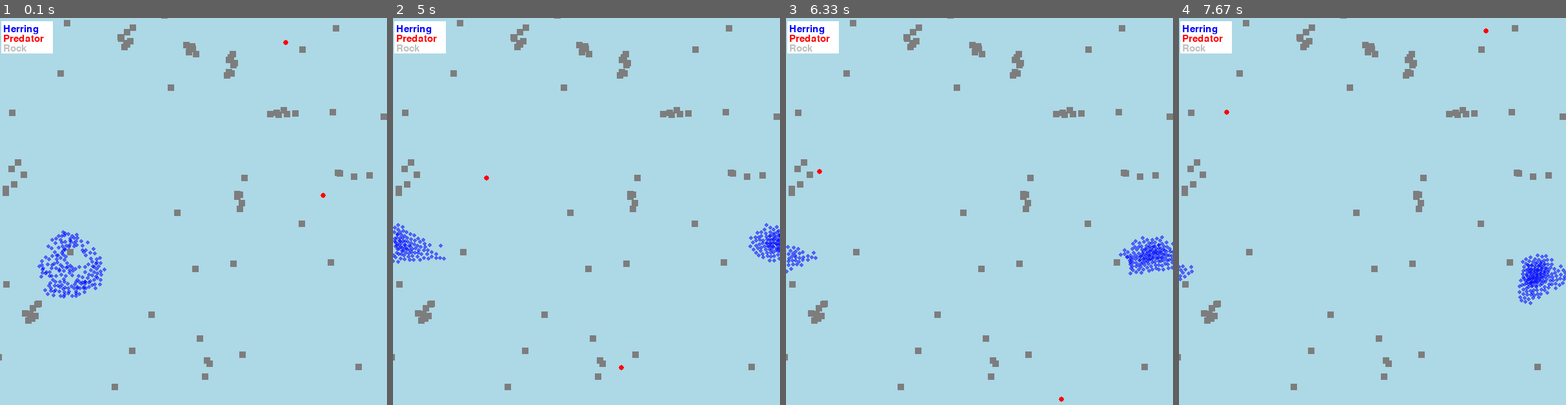
Above: before the commit, frames 1-4 (left to right).
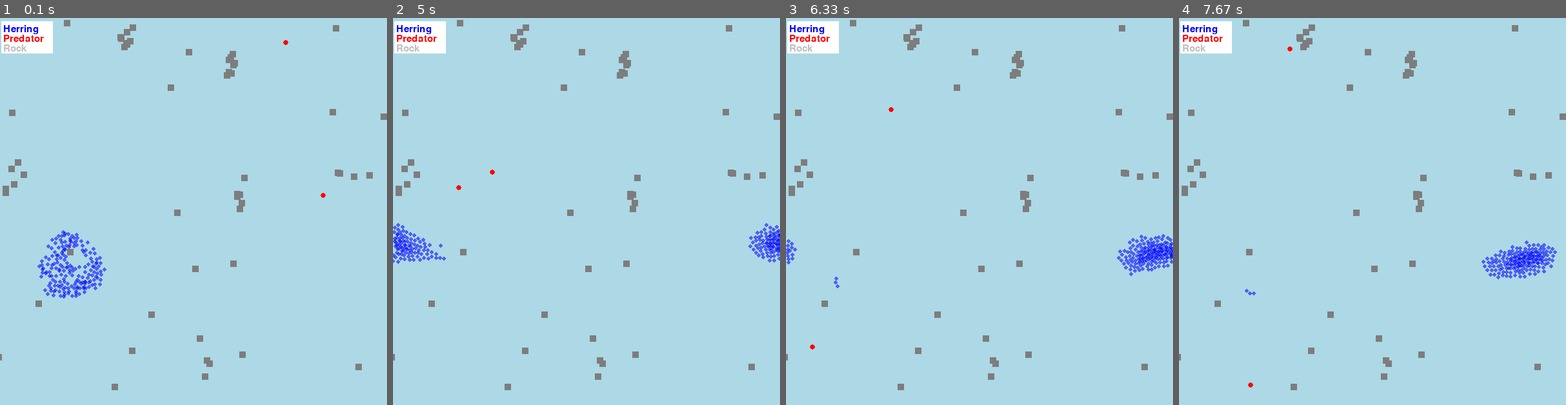
Above: after the commit, the same moments.

Repository: suus-stack/PCA
Game: pygame game, started from code/herring_simulation.py
Two runs of this game, one before a commit and one after it. Both use one fixed random seed, a clock stepped at 60 frames per second and the inputs below.
Inputs:
- Up to frame 1 (0.1 s): no input
- Up to frame 2 (5 s): no input
- Up to frame 3 (6.33 s): no input
- Up to frame 4 (7.67 s): no input

The runs differ from the first frame. In frame 1, 0.5% of the frame differs, in the area x 0-87%, y 0-79%; in frame 2, 0.6%; in frame 3, 1.4%; in frame 4, 2.1%, in the area x 0-100%, y 0-96%.

Commit message:
infinite run

Diff:
--- a/code/herring_simulation.py
+++ b/code/herring_simulation.py
@@ -1033,6 +1033,11 @@
     13: The weighted value (int). Default set to 3.
     """
     # Do a doctest and run the simulation
-    doctest.testmod()
-    experiment_example = Experiment(180, 2, 40, 300, True, True, False, False, 32, 32, 6, 0, 3)
-    return_values = experiment_example.run()
+    # doctest.testmod()
+    # experiment_example = Experiment(180, 2, 40, 300, True, True, False, False, 32, 32, 6, 0, 3)
+    # return_values = experiment_example.run()
+
+    while True:
+        # Adjust the parameters as needed
+        experiment_instance = Experiment(180, 2, 30, 10, True, True, False, False, 32, 32, 6, 0, 3)
+        experiment_instance.run()
